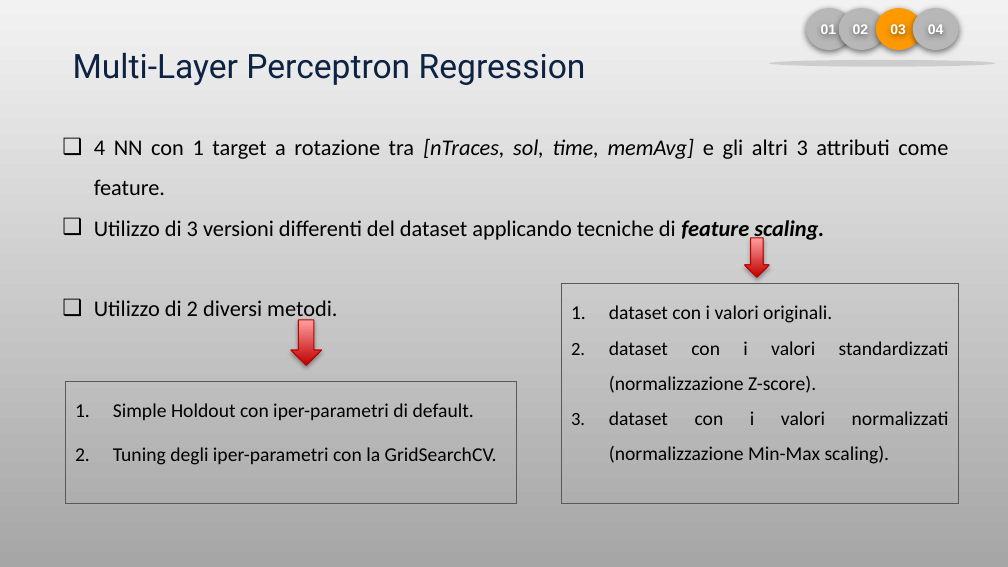
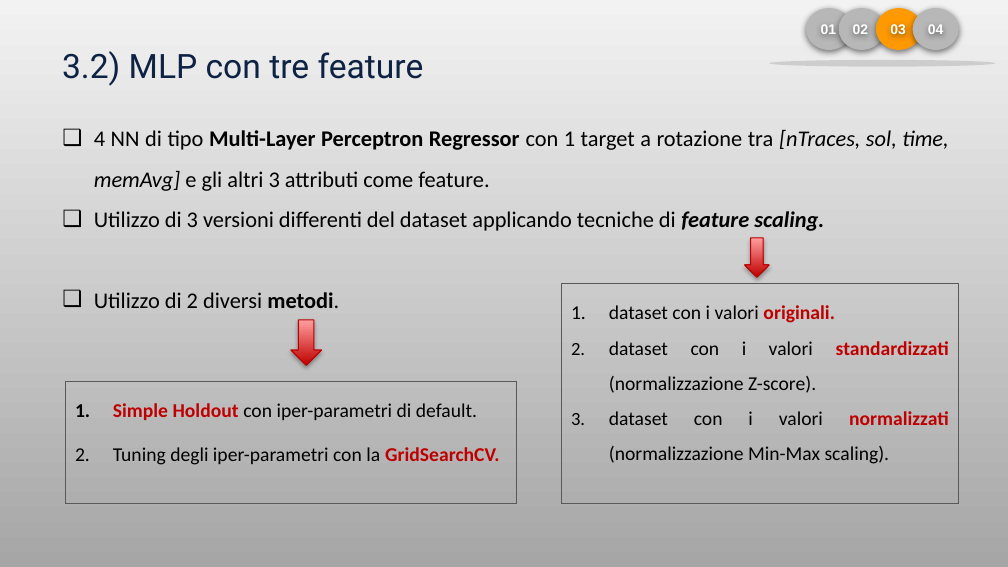
Before and after one commit to LorenzoPiazza/MachineLearning-case-study, a slide deck: slide 12 of Piazza-Presentazione.pptx. Drawn at 1008x567 pixels with LibreOffice and Linux fonts; fonts in the diff are those of the drawing. Boxes give left, top, right and bottom in pixels: in the first picture for what was removed or moved away, otherwise in the second. Text is boxed around its words. In the diff, an @@ line names an element or a change of style, - is before the commit and + after.

```diff
--- a/Piazza-Presentazione.pptx
+++ b/Piazza-Presentazione.pptx
@@ text at <box>62,51,424,86</box>: text changed @@
-Multi-Layer Perceptron Regression
+3.2) MLP con tre feature
@@ text "4 NN di tipo Multi-Layer ...": place and size @@
-text "4 NN di tipo Multi-Layer ..." at <box>94,139,948,322</box>
+text "4 NN di tipo Multi-Layer ..." at <box>94,130,948,308</box>
@@ text at <box>94,130,948,191</box>: text changed @@
-❑ 4 NN con 1 target a rotazione tra [nTraces, sol, time, memAvg] e gli altri 3 attributi come feature.
+❑ 4 NN di tipo Multi-Layer Perceptron Regressor con 1 target a rotazione tra [nTraces, sol, time, memAvg] e gli altri 3 attributi come feature.
@@ text at <box>94,292,339,308</box>: bold on in "metodi." @@
@@ rectangle "dataset con i valori originali." at <box>561,283,960,504</box>: text colour #000000 to #C00000, bold on in "originali.", "standardizzati", "normalizzati" @@
@@ rectangle "Simple Holdout con iper-parametri di ..." at <box>66,381,517,503</box>: text colour #000000 to #C00000, bold on in "Simple Holdout", "GridSearchCV." @@
```
Also in this commit, not shown: 7 other slides changed, 2 slides added, 3 other files.
